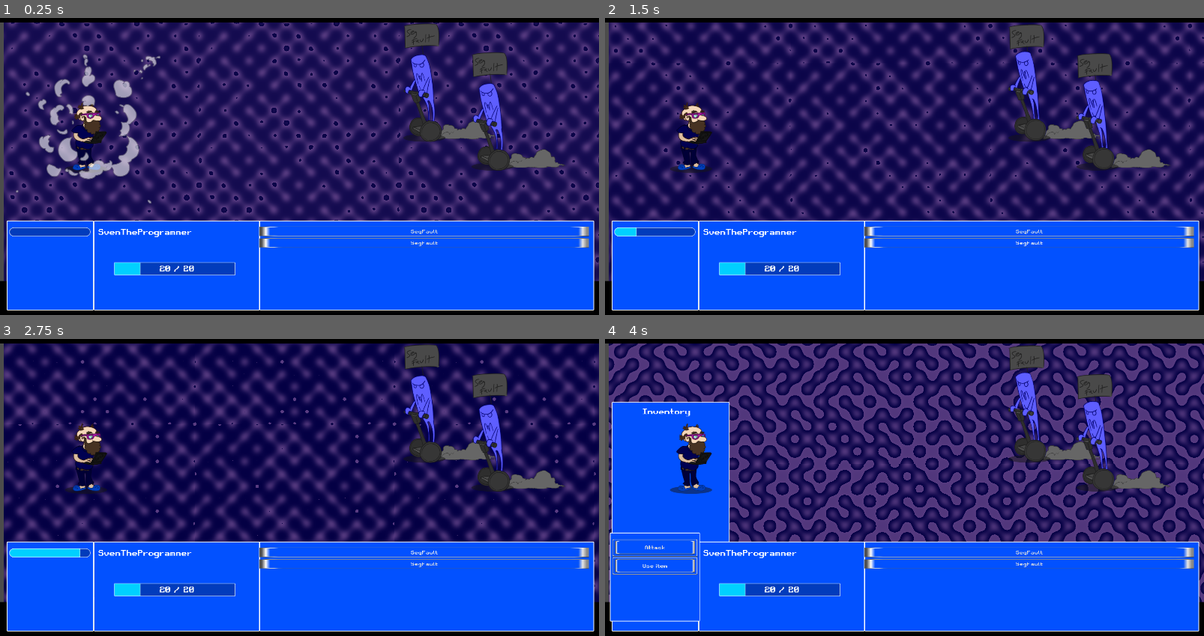
Above: before the commit, frames 1-4 (two rows, left to right).
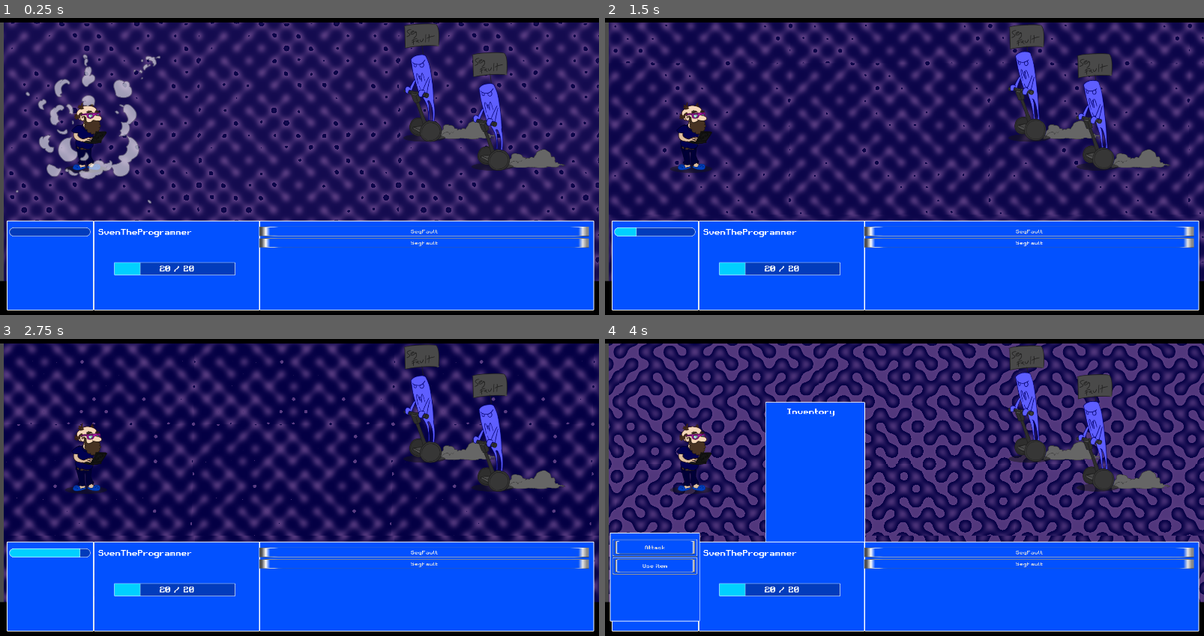
Above: after the commit, the same moments.

Repository: Alexander-Hjelm/bearded-programmer-sven
Game: Godot game, scene res://MainScene.tscn
Two runs of this game, one before a commit and one after it. Both use one fixed random seed, a clock stepped at 60 frames per second and the inputs below.
Inputs:
- Up to frame 1 (0.25 s): no input
- Up to frame 2 (1.5 s): click "SegFault" at 0.5 s; click "SegFault" at 1.25 s
- Up to frame 3 (2.75 s): click "SegFault" at 2 s
- Up to frame 4 (4 s): click "SegFault" at 2.75 s; click "Use item" at 3.5 s

The runs differ from the first frame. In frame 1, 0.2% of the frame differs, in the area x 1-100%, y 1-83%; in frame 2, 0.3%; in frame 3, 2.0%; in frame 4, 26%, in the area x 0-100%, y 1-89%.

Commit message:
Item descriptions

Diff:
--- a/MainScene.tscn
+++ b/MainScene.tscn
@@ -13,14 +13,13 @@
 shader_param/uvScrollSpeedY = 0.16
 shader_param/uvSwaySpeed = 0.96
 shader_param/uvSwayAmp = 0.09
-shader_param/uvWaveSpeed = 0.028
-shader_param/uvWaveAmp = 0.01
+shader_param/uvWaveSpeed = 0.077
+shader_param/uvWaveAmp = 0.078
 shader_param/albedoBaseChannel = ExtResource( 2 )
 
 [node name="MainScene" type="Node2D"]
 
 [node name="BGSprite" type="Sprite" parent="."]
-editor/display_folded = true
 material = SubResource( 1 )
 position = Vector2( 252.695, 215.02 )
 z_index = -20
--- a/Scenes/UI/HUD.gd
+++ b/Scenes/UI/HUD.gd
@@ -99,6 +99,8 @@
 			get_node("InventoryPanel/VBoxContainer").add_child(item_button_instance)
 			item_button_instance.text = str(num_of_items) + "x " + item
 			item_button_instance.connect("pressed", self, "item_button_clicked", [item])
+			item_button_instance.connect("mouse_entered", self, "on_mouse_over_item", [item])
+			item_button_instance.connect("mouse_exited", self, "on_mouse_left_item")
 
 	# Finally, show the inventory
 	get_node("InventoryPanel").visible = true
@@ -120,6 +122,7 @@
 	get_node("InventoryPanel").visible = false
 
 	inactivate_player_input()
+	$DescriptionPanel.visible = false
 
 
 func on_monster_label_clicked(monster_index: int):
@@ -141,3 +144,10 @@
 func show_pop_up_message(text):
 	$MessagePanel/MessagePanelAnim.play("Popup Long Show Message")
 	$MessagePanel/MessageText.text = str(text)
+
+func on_mouse_over_item(item_name: String):
+	$DescriptionPanel/DescriptionLabel.text = item_database.items[item_name].get_description()
+	$DescriptionPanel.visible = true
+
+func on_mouse_left_item():
+	$DescriptionPanel.visible = false
--- a/Scenes/UI/HUD.tscn
+++ b/Scenes/UI/HUD.tscn
@@ -179,11 +179,10 @@
 clip_text = true
 
 [node name="InventoryPanel" type="Panel" parent="."]
-editor/display_folded = true
-visible = false
-margin_left = 22.0
+visible = false
+margin_left = 514.0
 margin_top = 287.0
-margin_right = 399.0
+margin_right = 833.0
 margin_bottom = 737.0
 theme = ExtResource( 2 )
 
@@ -204,6 +203,39 @@
 margin_top = 67.0
 margin_right = 375.0
 margin_bottom = 447.0
+
+[node name="DescriptionPanel" type="Panel" parent="."]
+visible = false
+margin_left = 832.0
+margin_top = 470.0
+margin_right = 1183.0
+margin_bottom = 737.0
+theme = ExtResource( 2 )
+
+[node name="DescriptiongHeaderLebel" type="Label" parent="DescriptionPanel"]
+anchor_left = 0.5
+anchor_top = 0.5
+anchor_right = 0.5
+anchor_bottom = 0.5
+margin_left = -118.5
+margin_top = -118.5
+margin_right = 109.5
+margin_bottom = -67.5
+theme = ExtResource( 2 )
+text = "Description"
+align = 1
+
+[node name="DescriptionLabel" type="Label" parent="DescriptionPanel"]
+anchor_left = 0.5
+anchor_top = 0.5
+anchor_right = 0.5
+anchor_bottom = 0.5
+margin_left = -155.5
+margin_top = -72.5
+margin_right = 153.5
+margin_bottom = 131.5
+theme = ExtResource( 2 )
+autowrap = true
 
 [node name="TimerPanel" type="Panel" parent="."]
 editor/display_folded = true
--- a/Script/item.gd
+++ b/Script/item.gd
@@ -13,14 +13,17 @@
 
 var _item_type: int
 
+var _description: String
+
 # inflicted effects, type: Effect
 var _inflicted_effects: Array
 
-func _init(name: String, element: int, inflicted_effects: Array, item_type: int):
+func _init(name: String, element: int, inflicted_effects: Array, item_type: int, description: String):
 	self._name = name
 	self._element = element
 	self._inflicted_effects = inflicted_effects
 	self._item_type = item_type
+	self._description = description
 
 func get_inflicted_effects():
 	return _inflicted_effects
@@ -30,3 +33,6 @@
 
 func get_item_type() -> int:
 	return _item_type
+
+func get_description() -> String:
+	return _description
--- a/Script/item_database.gd
+++ b/Script/item_database.gd
@@ -7,70 +7,80 @@
 		[
 			Effect.new({"hp": 5.0}, true, 0)
 		],
-		Item.ItemType.CONSUMABLE
+		Item.ItemType.CONSUMABLE,
+		"Restores +5 hp. A small can of fizz that will keep you going through the night."
 	),
 	# Segway, feet item used by the segfault
 	"Segway": Item.new("Segway", ElementDatabase.Element.glitch,
 		[
 			Effect.new({"speed": 0.2}, true, 0)
 		],
-		Item.ItemType.EQUIPPABLE
+		Item.ItemType.EQUIPPABLE,
+		""
 	),
 	# Trash Can, body item used by the Stack Overflow
 	"Trash Can": Item.new("Trash Can", ElementDatabase.Element.glitch,
 		[
 			Effect.new({"element_resist_software": 20.0}, true, 0)
 		],
-		Item.ItemType.EQUIPPABLE
+		Item.ItemType.EQUIPPABLE,
+		""
 	),
 	# Monitor, head item used by the Blue Screen of Death
 	"Monitor": Item.new("Monitor", ElementDatabase.Element.glitch,
 		[
 			Effect.new({"element_resist_software": 20.0}, true, 0)
 		],
-		Item.ItemType.EQUIPPABLE
+		Item.ItemType.EQUIPPABLE,
+		""
 	),
 	# Player Weapon, default weapon for the player
 	"Player Weapon": Item.new("Player Weapon", ElementDatabase.Element.glitch,
 		[
 			Effect.new({"hp": -5.0}, true, 0)
 		],
-		Item.ItemType.EQUIPPABLE
+		Item.ItemType.EQUIPPABLE,
+		""
 	),
 	# Segfault Weapon, default weapon for the Segfault
 	"Segfault Weapon": Item.new("Segfault Weapon", ElementDatabase.Element.glitch,
 		[
 			Effect.new({"hp": -1.0}, true, 0)
 		],
-		Item.ItemType.EQUIPPABLE
+		Item.ItemType.EQUIPPABLE,
+		""
 	),
 	# Stack Overflow Weapon, default weapon for the Stack Overflow
 	"Stack Overflow Weapon": Item.new("Stack Overflow Weapon", ElementDatabase.Element.software,
 		[
 			Effect.new({"hp": -1.0}, true, 0)
 		],
-		Item.ItemType.EQUIPPABLE
+		Item.ItemType.EQUIPPABLE,
+		""
 	),
 	# Blue Screen of Death Weapon, default weapon for the Blue Screen of Death
 	"Blue Screen of Death Weapon": Item.new("Blue Screen of Death Weapon", ElementDatabase.Element.software,
 		[
 			Effect.new({"hp": -1.0}, true, 0)
 		],
-		Item.ItemType.EQUIPPABLE
+		Item.ItemType.EQUIPPABLE,
+		""
 	),
 	# Blue Screen of Death Weapon, default weapon for the Blue Screen of Death
 	"Your Anus": Item.new("Your Anus", ElementDatabase.Element.software,
 		[
 			Effect.new({"hp": -1.0}, true, 0)
 		],
-		Item.ItemType.EQUIPPABLE
+		Item.ItemType.EQUIPPABLE,
+		""
 	),
 	# Godot Fisting Weapon, default weapon for the Godot Boss
 	"Godot Fisting Weapon": Item.new("Godot Fisting Weapon", ElementDatabase.Element.software,
 		[
 			Effect.new({"hp": -1.0}, true, 0)
 		],
-		Item.ItemType.EQUIPPABLE
+		Item.ItemType.EQUIPPABLE,
+		""
 	)
 
 }
